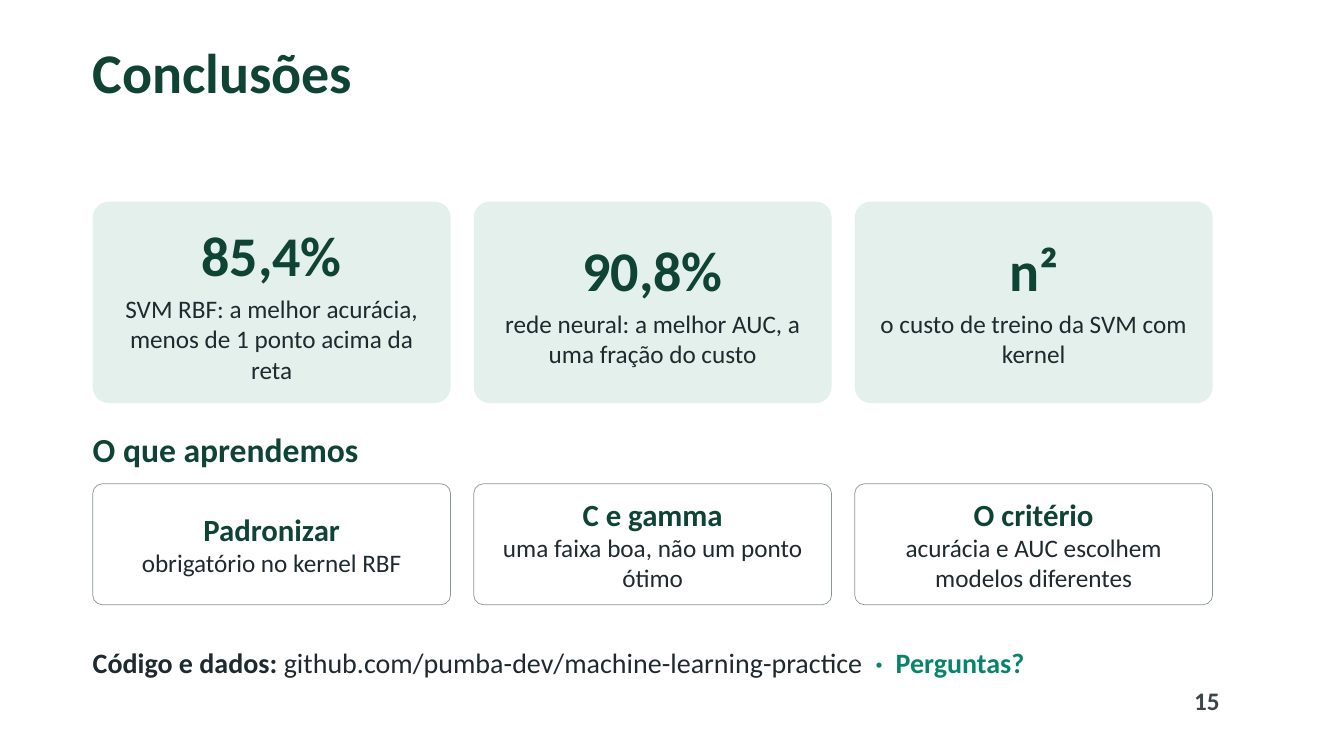
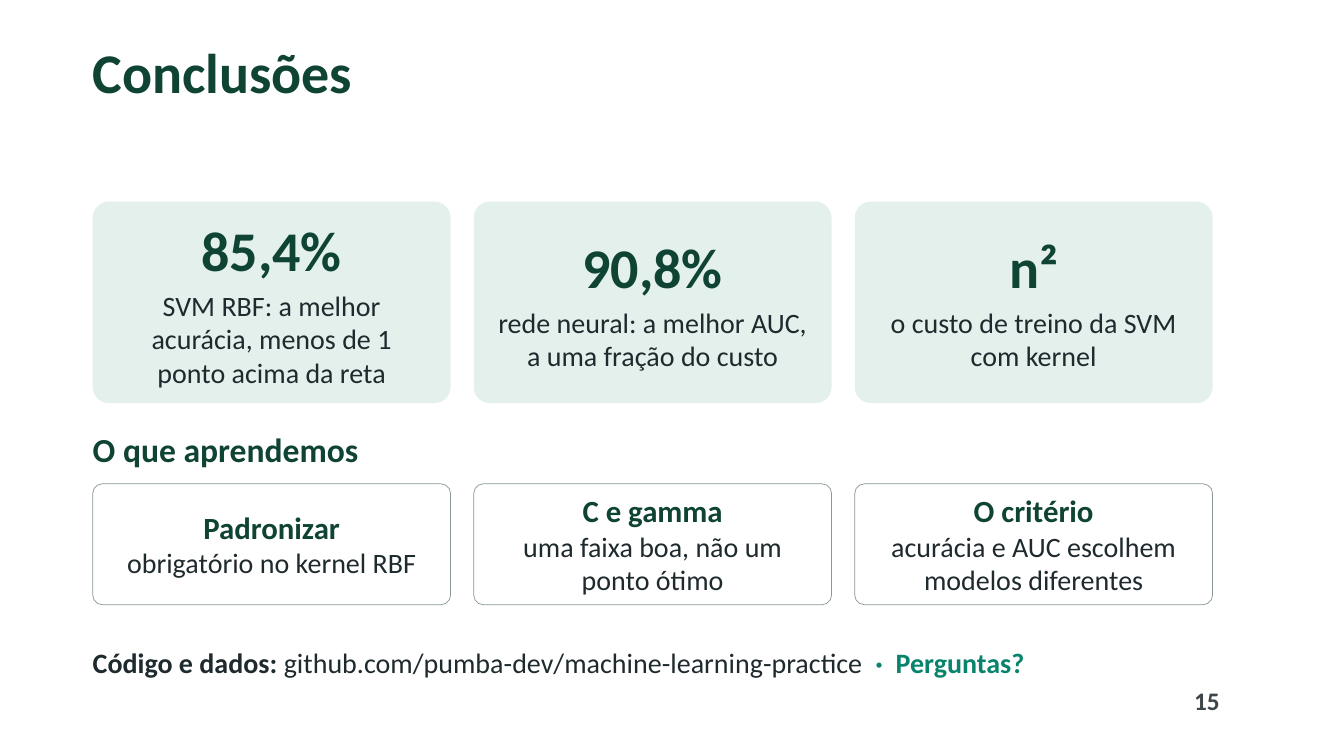
Before and after one commit to pumba-dev/machine-learning-practice, a slide deck: slide 15 of renda/slides/apresentacao_svm.pptx. Drawn at 1344x756 pixels with LibreOffice and Linux fonts; fonts in the diff are those of the drawing; background and template pictures are left out. Boxes give left, top, right and bottom in pixels: in the first picture for what was removed or moved away, otherwise in the second. Text is boxed around its words. In the diff, an @@ line names an element or a change of style, - is before the commit and + after.

```diff
--- a/renda/slides/apresentacao_svm.pptx
+++ b/renda/slides/apresentacao_svm.pptx
@@ text in rounded rectangle at box(152, 296, 391, 388): size 18 to 20 pt @@
@@ text in rounded rectangle at box(498, 313, 807, 371): size 18 to 20 pt in "rede neural: a melhor AUC, a uma ..." @@
@@ text in rounded rectangle at box(891, 313, 1177, 366): size 18 to 20 pt @@
@@ text in rounded rectangle at box(523, 537, 782, 595): size 18 to 20 pt in "uma faixa boa, não um ponto ótimo" @@
@@ text in rounded rectangle at box(891, 537, 1176, 590): size 18 to 20 pt in "acurácia e AUC escolhem modelos diferentes" @@
@@ text in rounded rectangle at box(127, 553, 416, 578): size 18 to 20 pt in "obrigatório no kernel RBF" @@
```
Also in this commit, not shown: 12 other slides changed, 4 other files.
